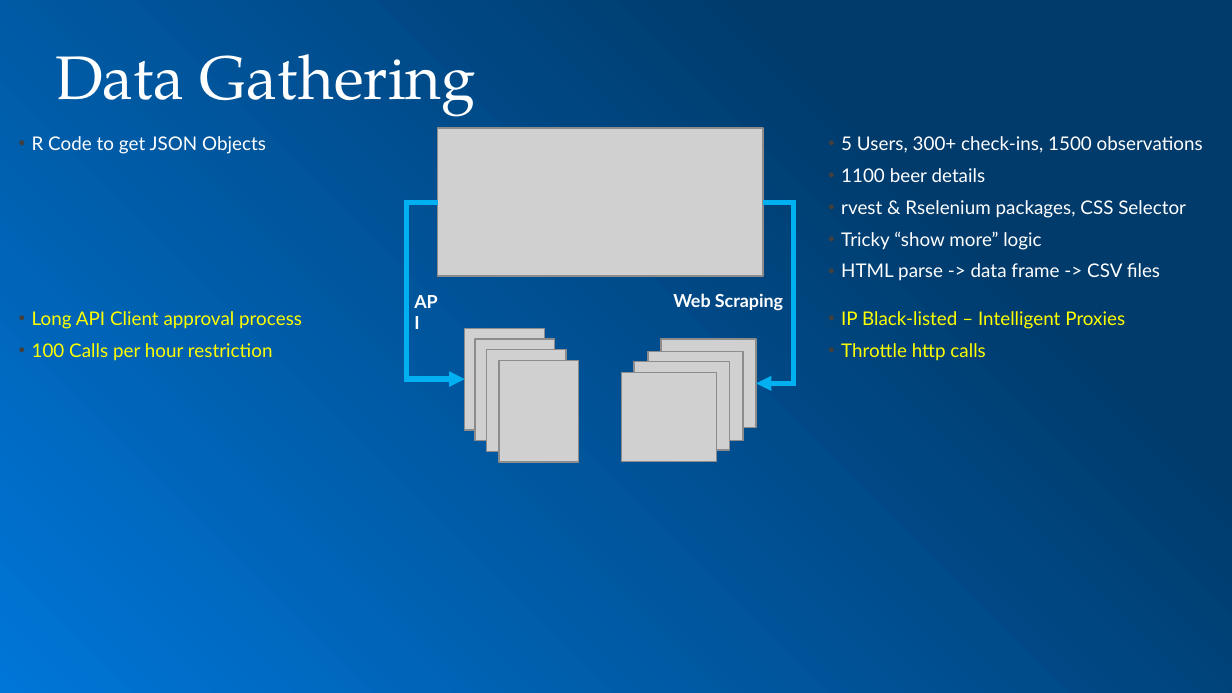
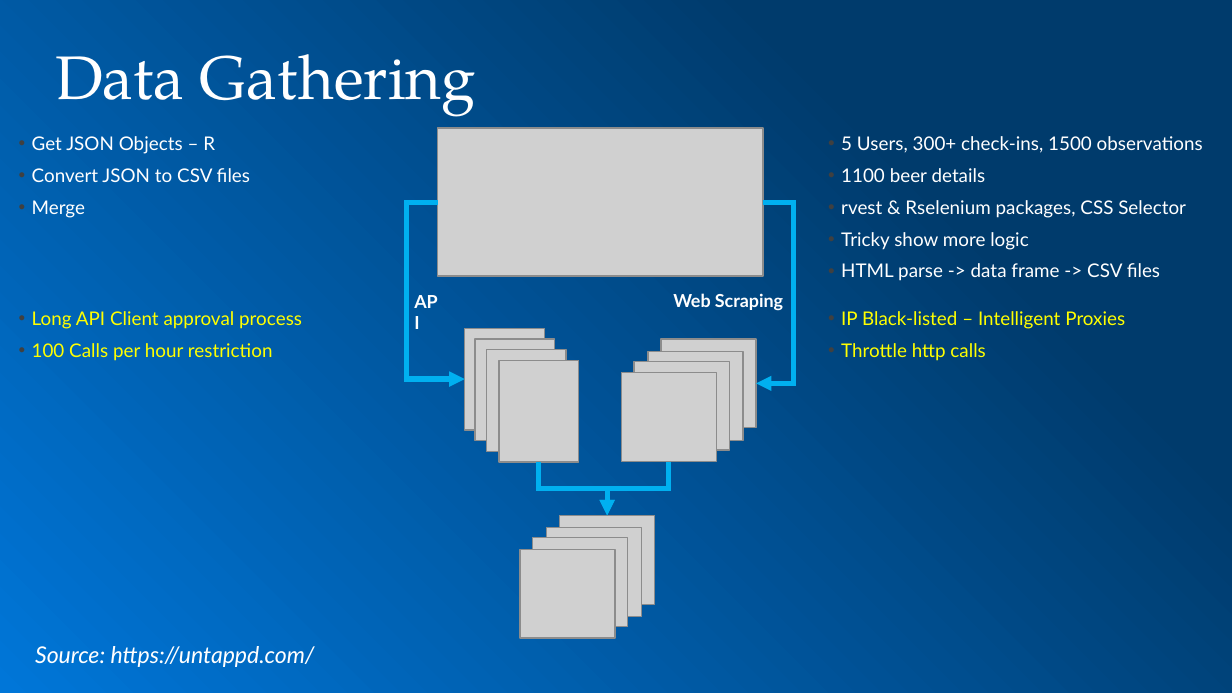
Before and after one commit to toadies/MSDS_CaseStudy2, a slide deck: slide 6 of presentation/MSDS 6306 Case Study 2.pptx. Drawn at 1232x693 pixels with LibreOffice and Linux fonts; fonts in the diff are those of the drawing; grey boxes stand for pictures; background and template pictures are left out. Boxes give left, top, right and bottom in pixels: in the first picture for what was removed or moved away, otherwise in the second. Text is boxed around its words. In the diff, an @@ line names an element or a change of style, - is before the commit and + after.

```diff
--- a/presentation/MSDS 6306 Case Study 2.pptx
+++ b/presentation/MSDS 6306 Case Study 2.pptx
@@ text at [32,136,250,218]: text changed @@
-• R Code to get JSON Objects
+• Get JSON Objects – R
+• Convert JSON to CSV files
+• Merge
@@ text at [841,232,1028,250]: text changed @@
-• Tricky “show more” logic
+• Tricky show more logic
@@ elbow arrow added from (538, 462) to (607, 515), #00B0F0 3 pt @@
@@ elbow arrow added from (669, 462) to (607, 515), #00B0F0 3 pt @@
@@ group added at [520,515,654,638]: 4 pictures @@
@@ text added at [35,646,315,667], 13.5 pt, text #FFFFFF, italic @@
+Source: https://untappd.com/
```
Also in this commit, not shown: 2 other slides changed, 5 slides added, 1 other file.
